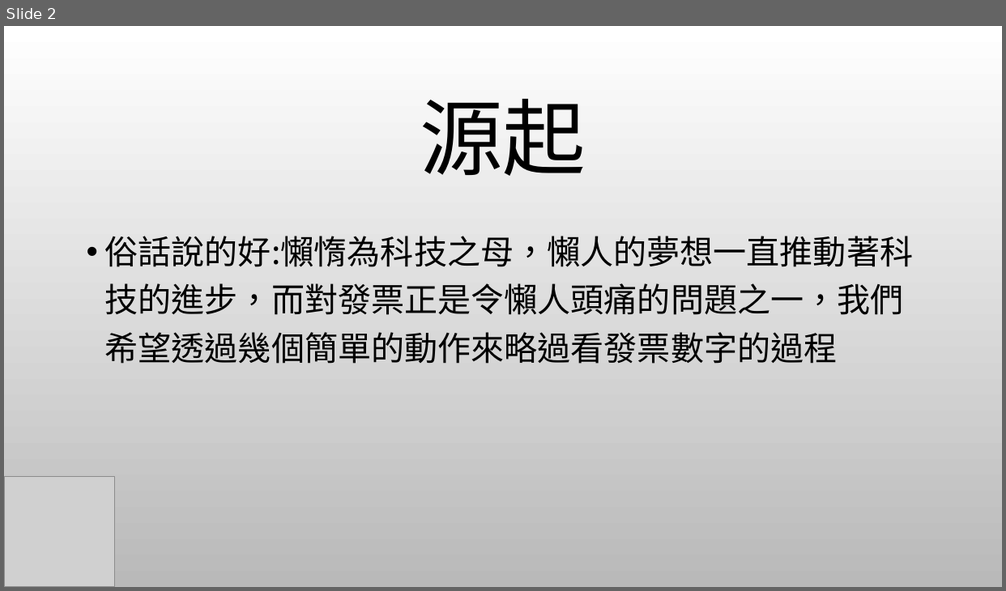
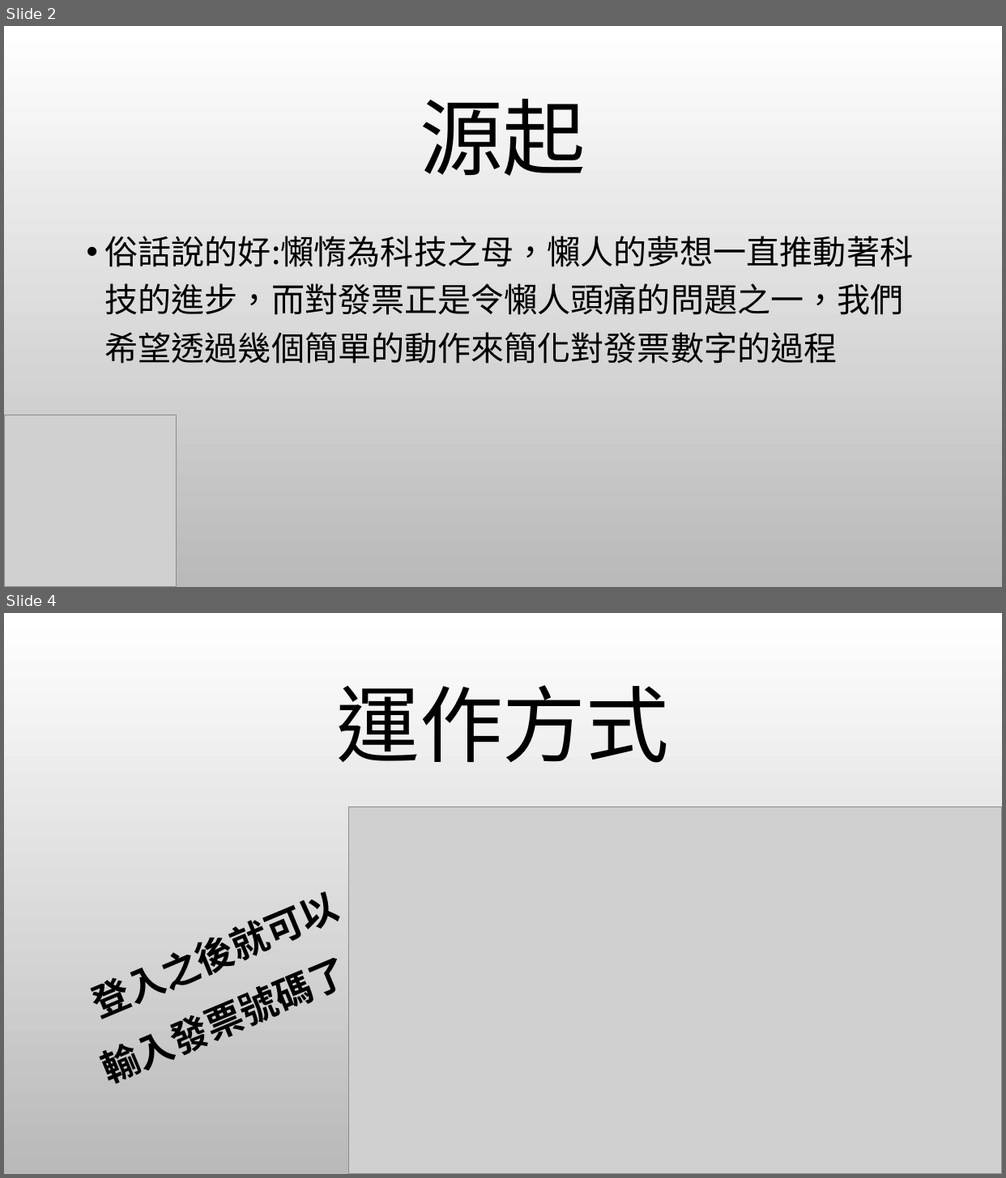
Before and after one commit to SITCON-camp-2016/Hackthon-Team-3, a slide deck: 懶人對發票機.pptx. Shown one above the other, each under a label of ours: slide 2 before the commit, slides 2 and 4 after it; the slides between them are not shown. The pictures are 1006x591 and 1006x1178 pixels, drawn with LibreOffice and Linux fonts; fonts in the diff are those of the drawing; grey boxes stand for pictures; background and template pictures are left out. Boxes give left, top, right and bottom in pixels: in the first picture for what was removed or moved away, otherwise in the second. Text is boxed around its words. In the diff, an @@ line names an element or a change of style, - is before the commit and + after.

```diff
--- a/懶人對發票機.pptx
+++ b/懶人對發票機.pptx
@@ slide 4 added at [4, 613, 1002, 1174], background picture (left out) @@
@@ title added at [337, 685, 670, 763], 80 pt, text #000000 @@
+運作方式
@@ picture added at [348, 807, 1002, 1174] @@
@@ text added at [100, 980, 178, 1084], 36 pt, text #000000, bold @@
+登入之後就可以
+輸入發票號碼了
@@ slide 2 changed as well @@
@@ text at [105, 236, 914, 364]: text changed @@
-• 俗話說的好:懶惰為科技之母，懶人的夢想一直推動著科技的進步，而對發票正是令懶人頭痛的問題之一，我們希望透過幾個簡單的動作來略過看發票數字的過程
+• 俗話說的好:懶惰為科技之母，懶人的夢想一直推動著科技的進步，而對發票正是令懶人頭痛的問題之一，我們希望透過幾個簡單的動作來簡化對發票數字的過程
@@ picture: place and size @@
-picture at [4, 476, 115, 587]
+picture at [4, 416, 177, 587]
```
Also in this commit, not shown: 2 other slides changed, 1 other slide added, 2 slides removed.
